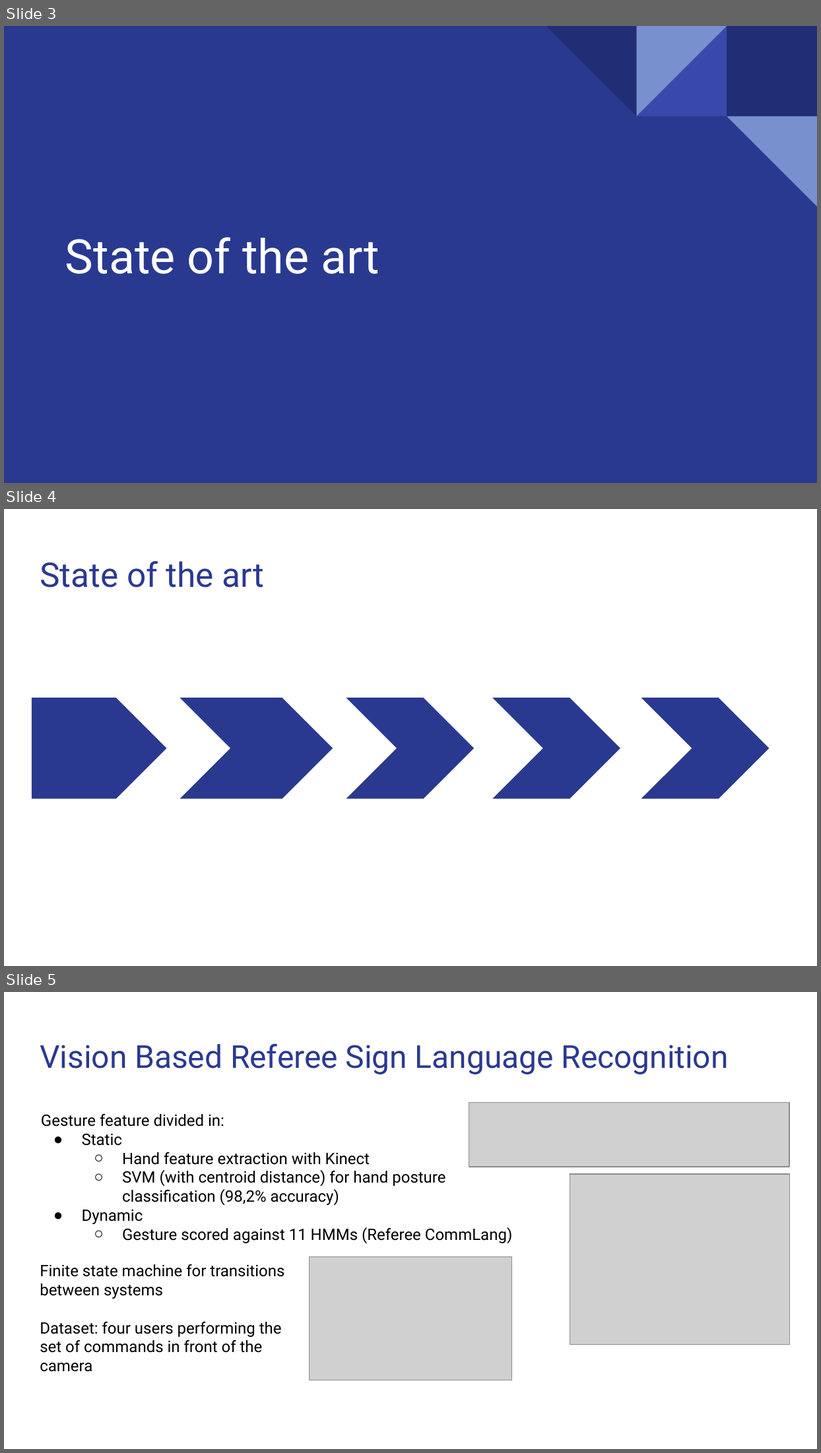
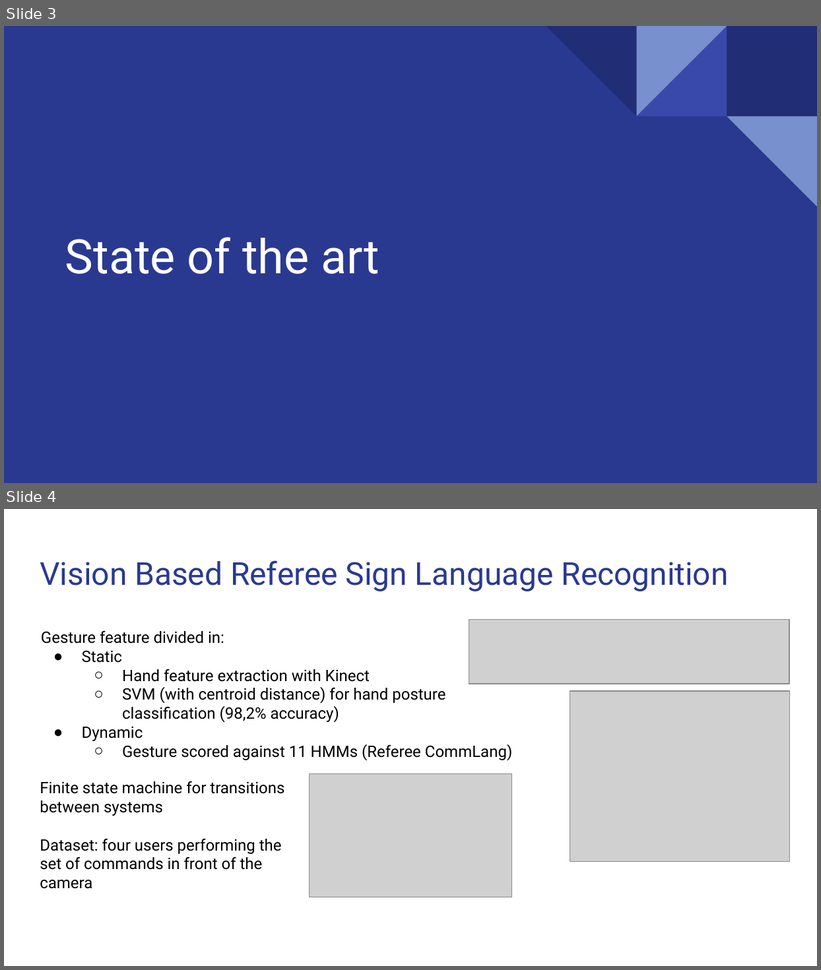
Before and after one commit to S0n0i0/cv-referee_signal_recognition, a slide deck: docs/Computer Vision Project Presentation.pptx. Shown one above the other, each under a label of ours: slides 3, 4 and 5 before the commit, slides 3 and 4 after it. The pictures are 821x1453 and 821x970 pixels, drawn with LibreOffice and Linux fonts; fonts in the diff are those of the drawing; grey boxes stand for pictures. Boxes give left, top, right and bottom in pixels: in the first picture for what was removed or moved away, otherwise in the second. Text is boxed around its words. In the diff, an @@ line names an element or a change of style, - is before the commit and + after.

```diff
--- a/docs/Computer Vision Project Presentation.pptx
+++ b/docs/Computer Vision Project Presentation.pptx
@@ slide 4 removed at [4, 509, 817, 966], background #FFFFFF @@
@@ title removed at [40, 561, 264, 588] @@
-State of the art
@@ pentagon arrow removed at [32, 698, 166, 799] @@
@@ chevron removed at [180, 698, 333, 799] @@
@@ chevron removed at [347, 698, 474, 799] @@
@@ chevron removed at [492, 698, 620, 799] @@
@@ chevron removed at [642, 698, 769, 799] @@
@@ what was slide 5 is now slide 4 @@
```
Also in this commit, not shown: 2 other files.
